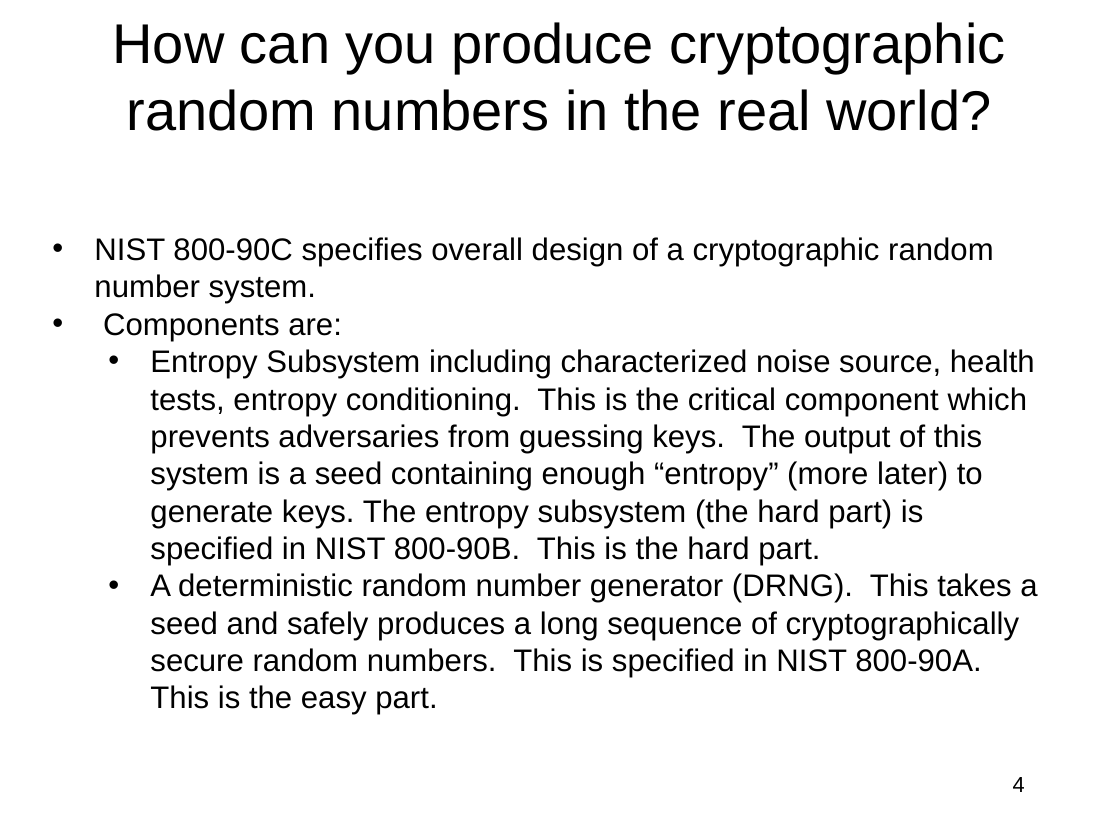
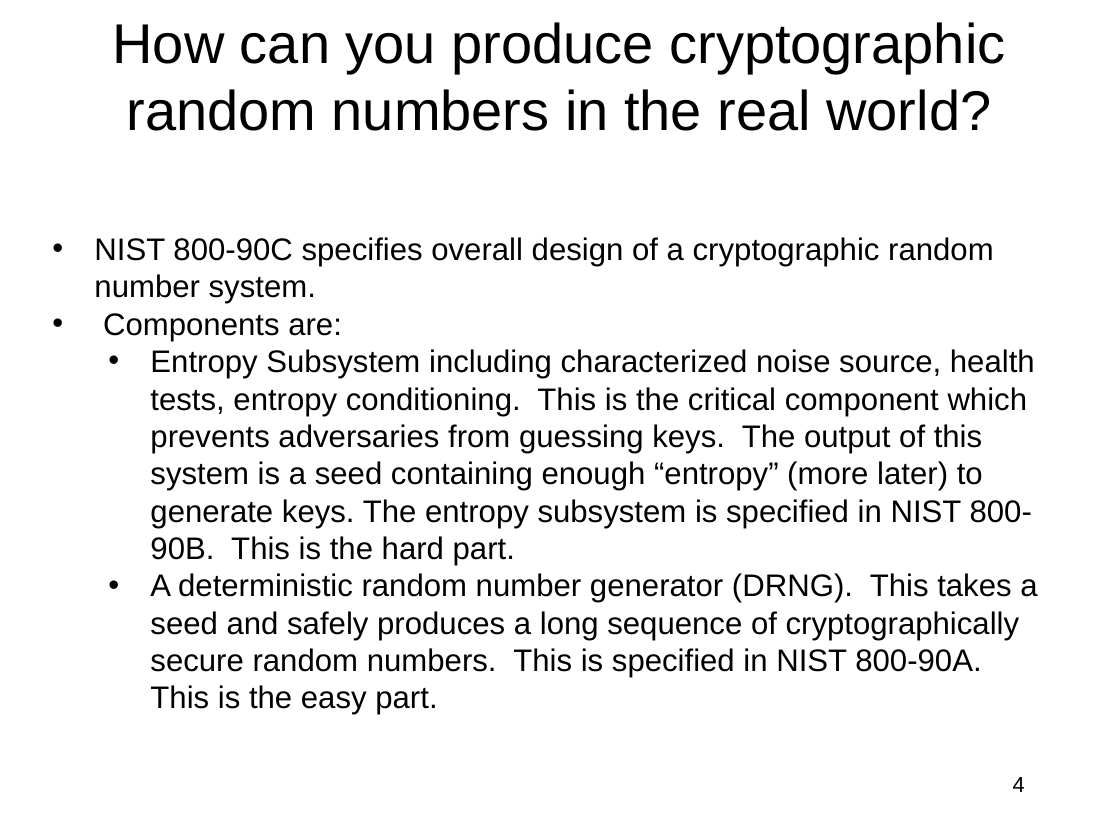
Before and after one commit to jlmucb/class_notes, a slide deck: slide 4 of BerkeleyClass/CS290Spring2013/Lectures/entropy_talk.pptx. Drawn at 1120x840 pixels with LibreOffice and Linux fonts; fonts in the diff are those of the drawing. Boxes give left, top, right and bottom in pixels: in the first picture for what was removed or moved away, otherwise in the second. Text is boxed around its words. In the diff, an @@ line names an element or a change of style, - is before the commit and + after.

Commit message:
spelling.

```diff
--- a/BerkeleyClass/CS290Spring2013/Lectures/entropy_talk.pptx
+++ b/BerkeleyClass/CS290Spring2013/Lectures/entropy_talk.pptx
@@ text at [150, 349, 1035, 565]: text changed @@
-  • Entropy Subsystem including characterized noise source, health tests, entropy conditioning. This is the critical component which prevents adversaries from guessing keys. The output of this system is a seed containing enough “entropy” (more later) to generate keys. The entropy subsystem (the hard part) is specified in NIST 800-90B. This is the hard part.
+  • Entropy Subsystem including characterized noise source, health tests, entropy conditioning. This is the critical component which prevents adversaries from guessing keys. The output of this system is a seed containing enough “entropy” (more later) to generate keys. The entropy subsystem is specified in NIST 800-90B. This is the hard part.
```
Also in this commit, not shown: 7 other slides changed.
